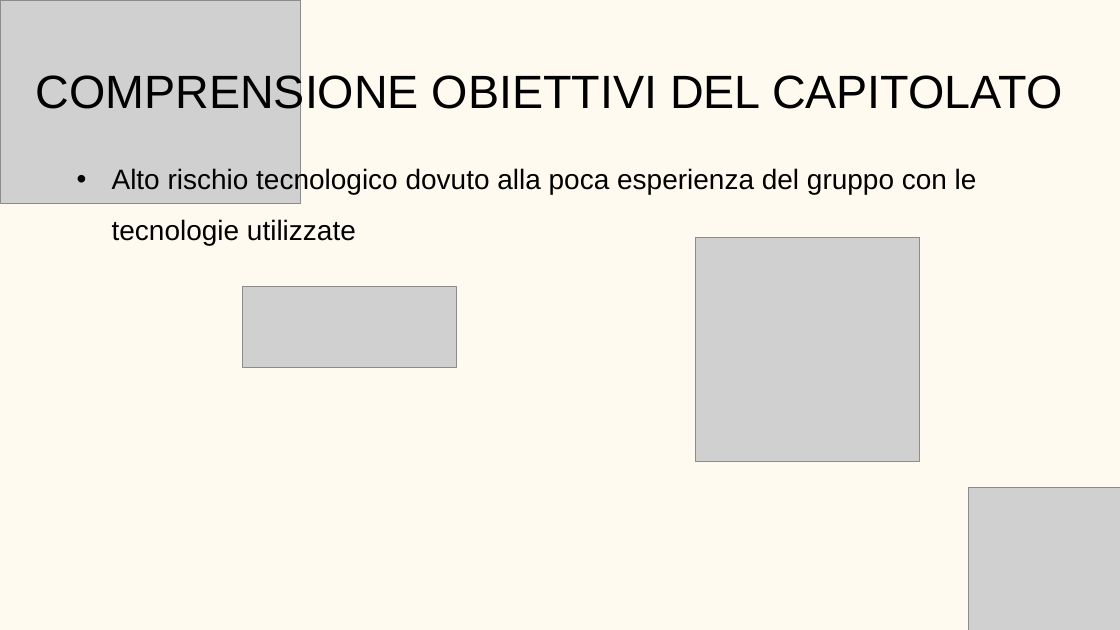
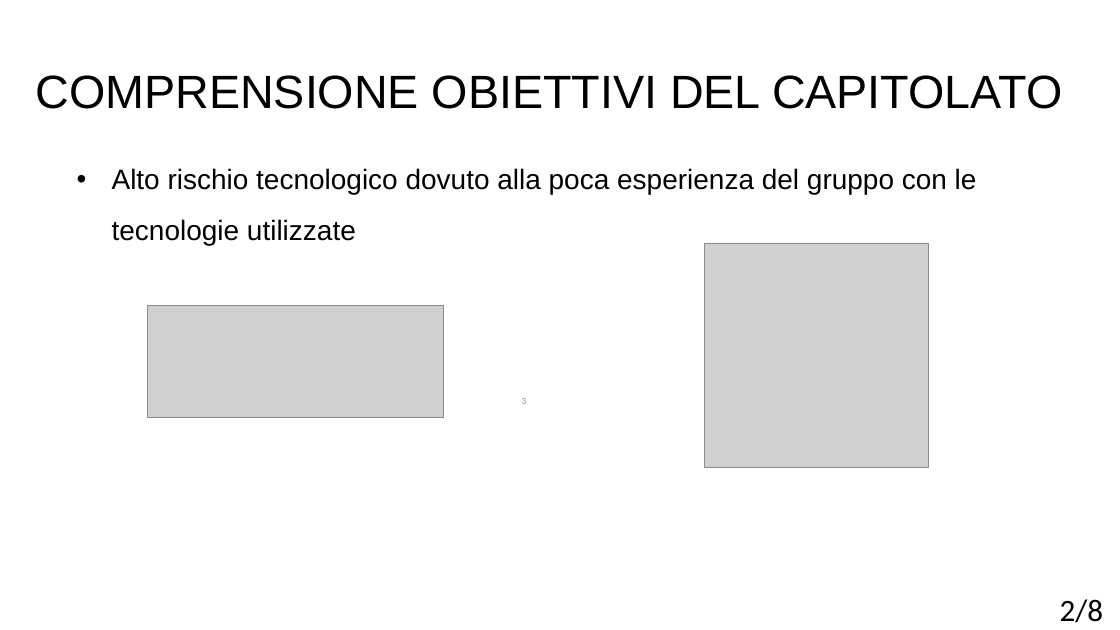
Before and after one commit to BugBustersUnipd/DocumentazioneSWE, a slide deck: slide 3 of RTB/PRESENTAZIONE RTB/Presentazione RTB.pptx. Drawn at 1120x630 pixels with LibreOffice and Linux fonts; fonts in the diff are those of the drawing; grey boxes stand for pictures; background and template pictures are left out. Boxes give left, top, right and bottom in pixels: in the first picture for what was removed or moved away, otherwise in the second. Text is boxed around its words. In the diff, an @@ line names an element or a change of style, - is before the commit and + after.

```diff
--- a/RTB/PRESENTAZIONE RTB/Presentazione RTB.pptx
+++ b/RTB/PRESENTAZIONE RTB/Presentazione RTB.pptx
@@ background #FFFAEF to picture (left out) @@
@@ picture removed at (0,0,301,203) @@
@@ picture: place and size @@
-picture at (696,237,920,461)
+picture at (704,243,928,467)
@@ picture: place and size @@
-picture at (242,287,456,367)
+picture at (147,306,444,418)
@@ page number added at (522,398,527,404), 12 pt, text #8C8C8C @@
+3
@@ picture removed at (968,488,1120,630) @@
@@ text added at (1060,599,1103,623), 40 pt, text #000000 @@
+2/8
```
Also in this commit, not shown: 8 other slides changed, 1 slide removed, 1 other file.
